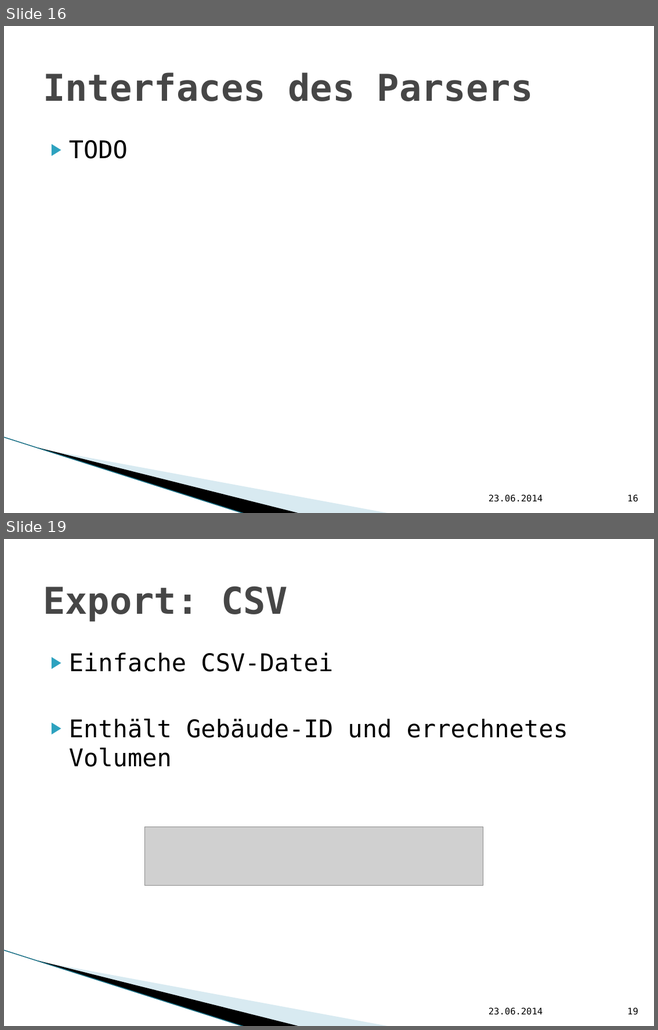
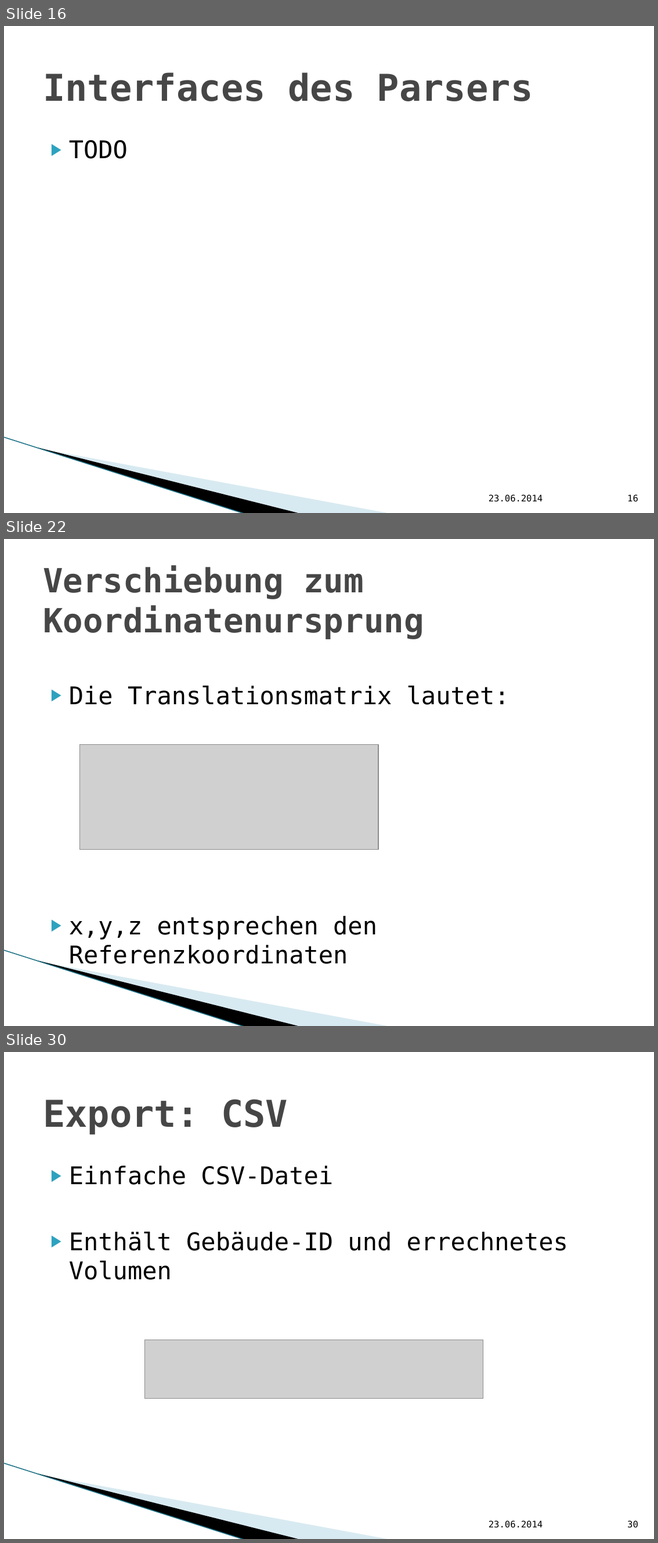
Before and after one commit to hft-swp/stuff, a slide deck: doku/präsentation nicht komplett/vCity-Präsentation.pptx. Shown one above the other, each under a label of ours: slides 16 and 19 before the commit, slides 16, 22 and 30 after it; the slides between them are not shown. The pictures are 658x1030 and 658x1543 pixels, drawn with LibreOffice and Linux fonts; fonts in the diff are those of the drawing; grey boxes stand for pictures; background and template pictures are left out. Boxes give left, top, right and bottom in pixels: in the first picture for what was removed or moved away, otherwise in the second. Text is boxed around its words. In the diff, an @@ line names an element or a change of style, - is before the commit and + after.

```diff
--- a/doku/präsentation nicht komplett/vCity-Präsentation.pptx
+++ b/doku/präsentation nicht komplett/vCity-Präsentation.pptx
@@ slide 22 added at [4, 539, 654, 1026], background #FFFFFF; not listed: 3 template elements that a slide beside it also shows @@
@@ title added at [43, 565, 424, 639], 36.9 pt, text #464646, bold @@
+Verschiebung zum Koordinatenursprung
@@ text added at [69, 686, 509, 969], 27 pt, text #000000 @@
+▶ Die Translationsmatrix lautet:
+▶ x,y,z entsprechen den Referenzkoordinaten
@@ picture added at [80, 745, 378, 850] @@
@@ what was slide 19 is now slide 30 @@
@@ page number at [627, 1521, 638, 1528]: text changed @@
-19
+30
```
Also in this commit, not shown: 13 other slides added, 2 slides removed.
